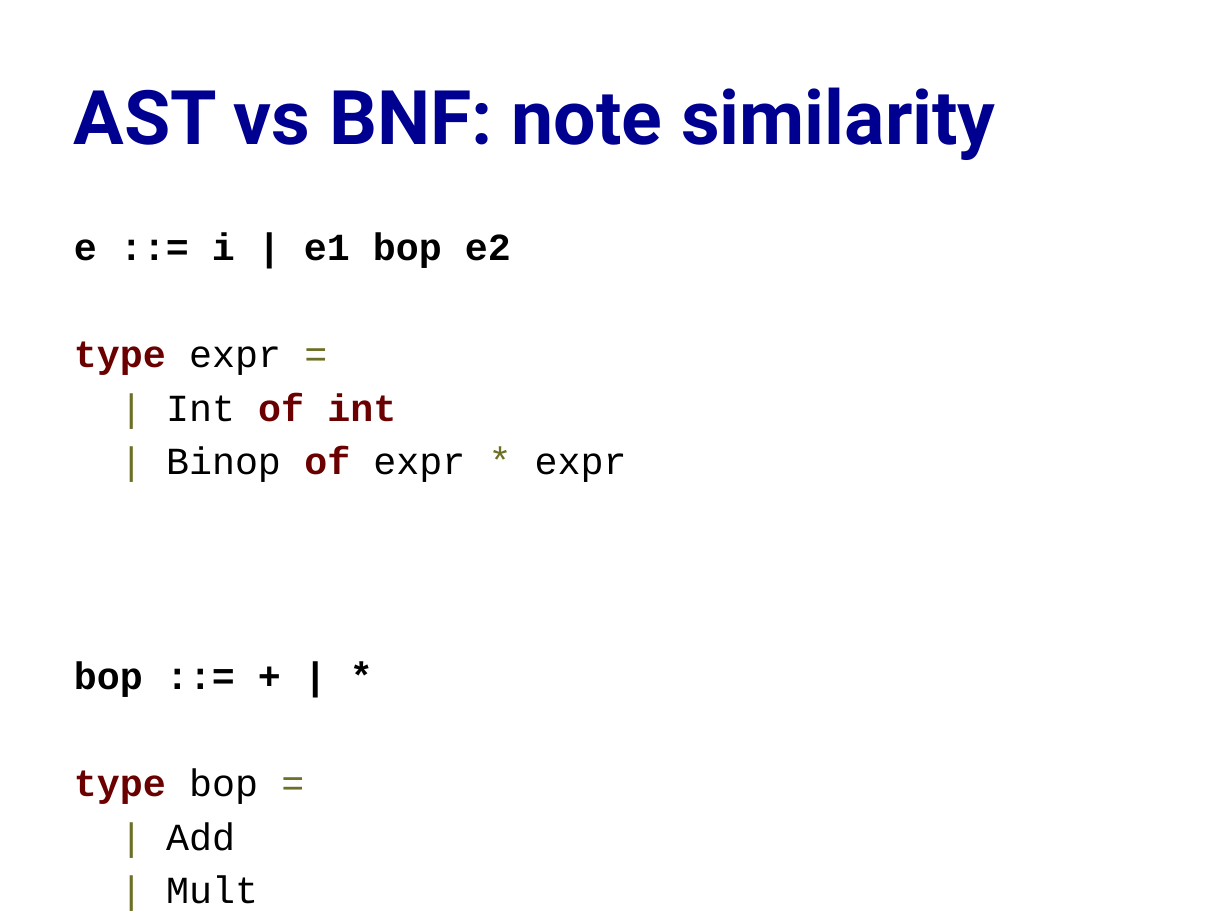
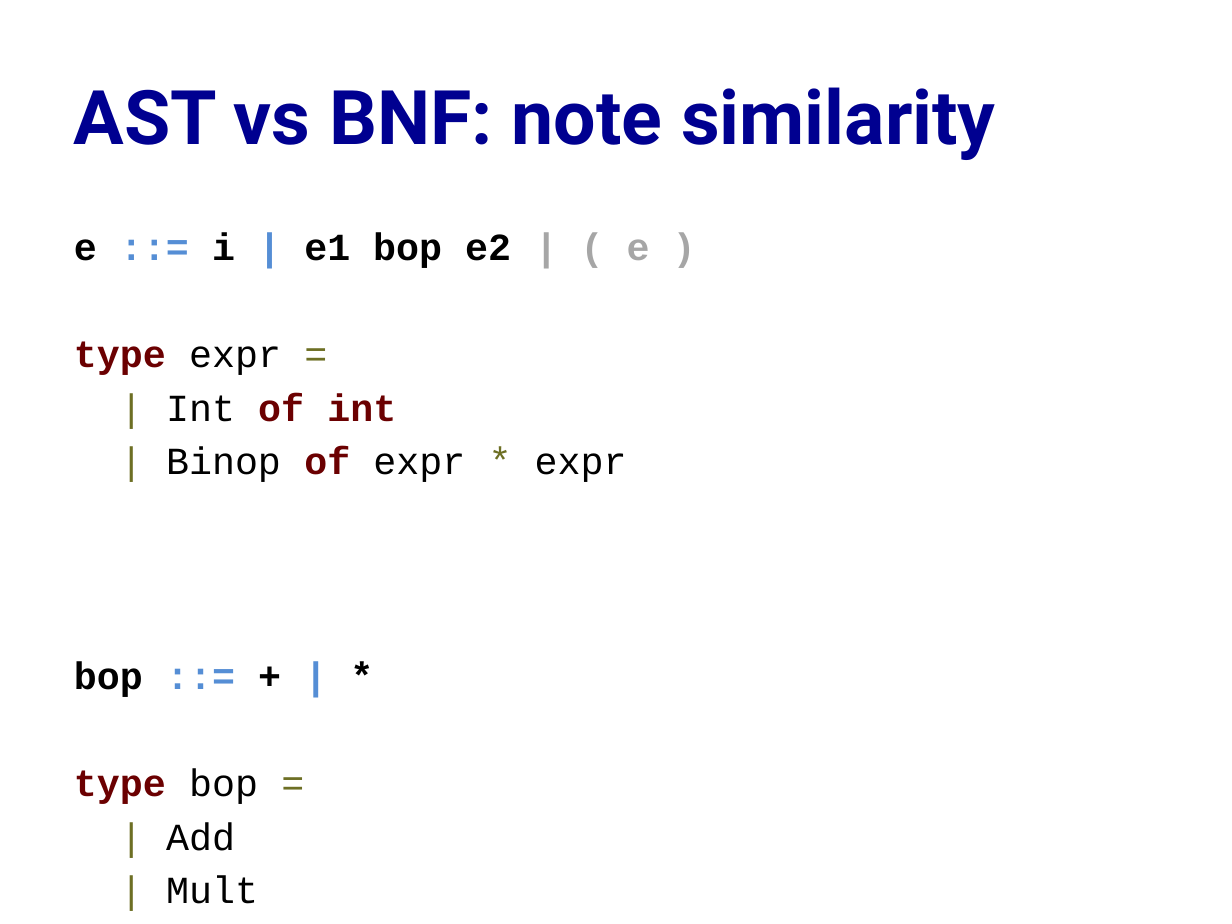
Before and after one commit to cs3110/materials-2019fa, a slide deck: slide 26 of 16-interp/lec.pptx (slide 24 before the commit). Drawn at 1232x924 pixels with LibreOffice and Linux fonts; fonts in the diff are those of the drawing. Boxes give left, top, right and bottom in pixels: in the first picture for what was removed or moved away, otherwise in the second. Text is boxed around its words. In the diff, an @@ line names an element or a change of style, - is before the commit and + after.

```diff
--- a/16-interp/lec.pptx
+++ b/16-interp/lec.pptx
@@ text at (74, 232, 650, 268): text changed @@
-e ::= i | e1 bop e2
+e ::= i | e1 bop e2 | ( e )
```
Also in this commit, not shown: 2 slides added, 1 other file.
